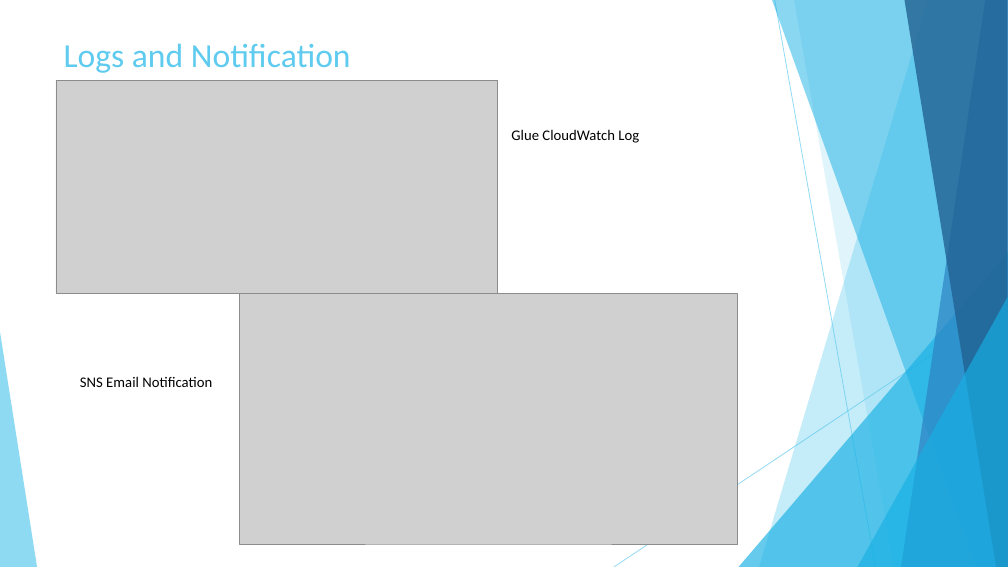
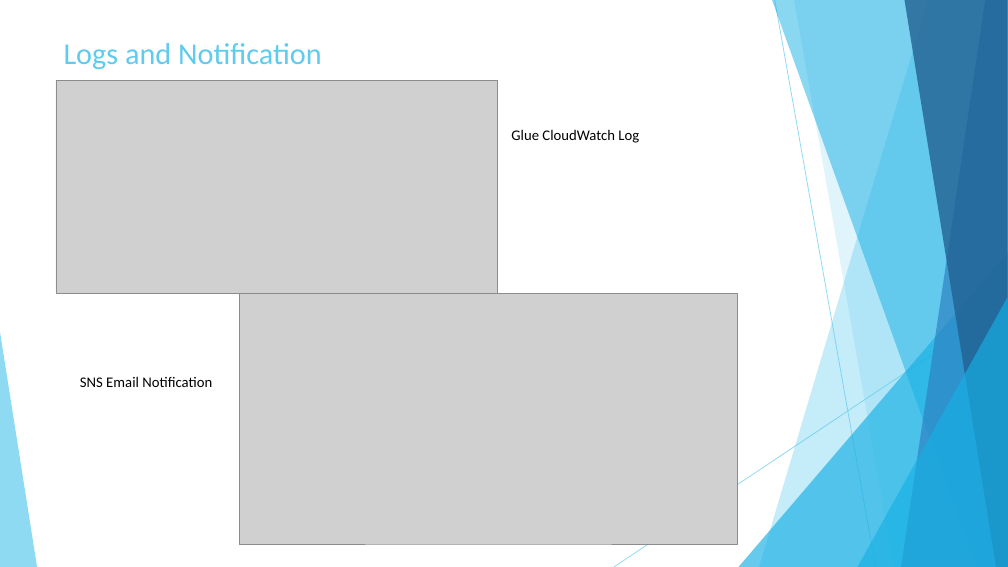
Before and after one commit to rdinesh808/Data_Lake_Construction_and_Querying_With_PySpark, a slide deck: slide 8 of Data_Lake_Construction_and_Querying_With_PySpark.pptx. Drawn at 1008x567 pixels with LibreOffice and Linux fonts; fonts in the diff are those of the drawing; grey boxes stand for pictures. Boxes give left, top, right and bottom in pixels: in the first picture for what was removed or moved away, otherwise in the second. Text is boxed around its words. In the diff, an @@ line names an element or a change of style, - is before the commit and + after.

```diff
--- a/Data_Lake_Construction_and_Querying_With_PySpark.pptx
+++ b/Data_Lake_Construction_and_Querying_With_PySpark.pptx
@@ title "Logs and Notification" at (64, 43, 322, 69): size 32 to 28.8 pt @@
```
Also in this commit, not shown: 7 other slides changed, 1 slide added, 1 other file.
